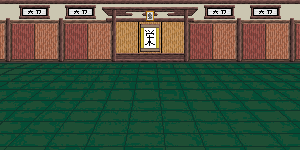
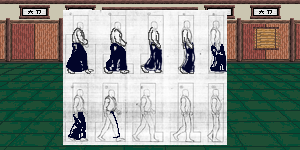
Revision of a layered 300 x 150 image; what changed, layer by layer:
painted on "Paint Layer 1" over [31, 10, 281, 145]
painted on "background" (1st of 3) over [4, 10, 281, 145]
added layer "Paint Layer 1 Merged" (1st of 2) above "Paint Layer 1 Merged" over [4, 10, 281, 128]
added layer "Paint Layer 1 Merged" (2nd of 2) above "background" over [4, 10, 281, 145]
added layer "background Merged" over [4, 10, 281, 145]
